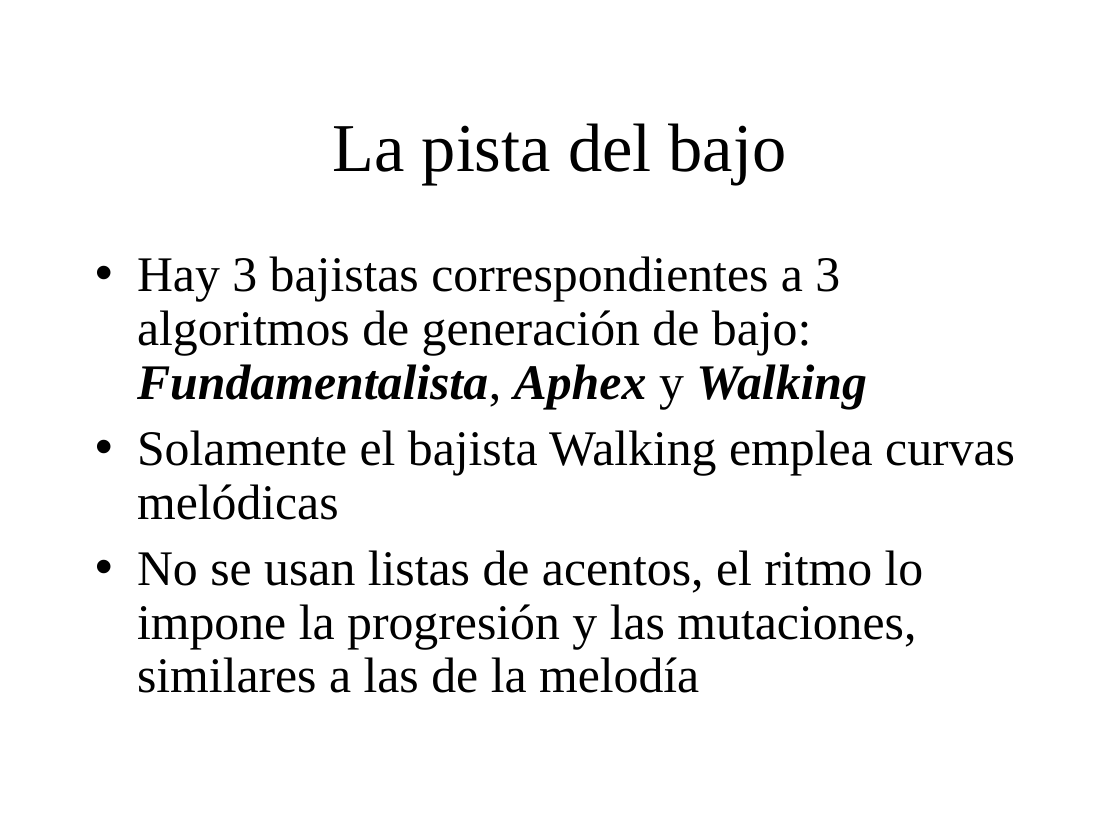
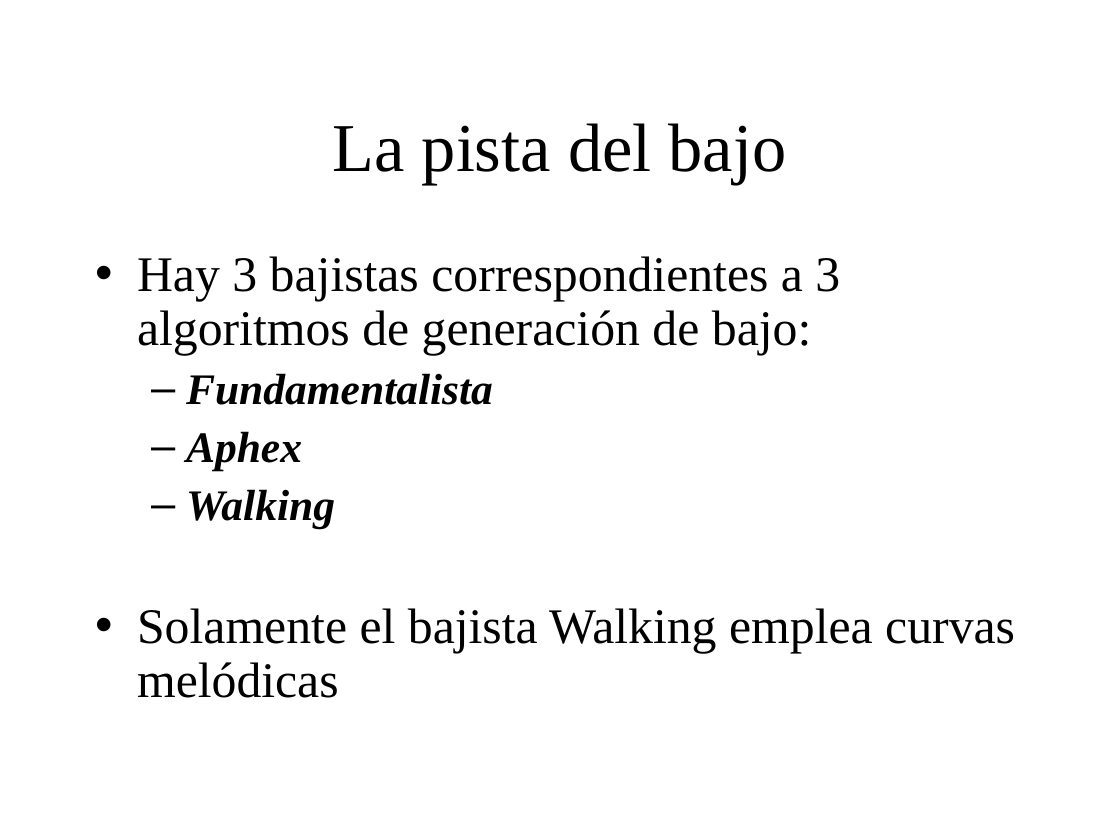
Before and after one commit to BackupTheBerlios/genaro, a slide deck: slide 33 of Documentos/MemoriaSSII/presentacion_proyecto.ppt. Drawn at 1120x840 pixels with LibreOffice and Linux fonts; fonts in the diff are those of the drawing; background and template pictures are left out. Boxes give left, top, right and bottom in pixels: in the first picture for what was removed or moved away, otherwise in the second. Text is boxed around its words. In the diff, an @@ line names an element or a change of style, - is before the commit and + after.

```diff
--- a/Documentos/MemoriaSSII/presentacion_proyecto.ppt
+++ b/Documentos/MemoriaSSII/presentacion_proyecto.ppt
@@ text at (137, 256, 840, 529): text changed @@
-• Hay 3 bajistas correspondientes a 3 algoritmos de generación de bajo: Fundamentalista, Aphex y Walking
+• Hay 3 bajistas correspondientes a 3 algoritmos de generación de bajo:
+  – Fundamentalista
+  – Aphex
+  – Walking
@@ text at (137, 550, 924, 693): paragraph removed @@
-• No se usan listas de acentos, el ritmo lo impone la progresión y las mutaciones, similares a las de la melodía
```
Also in this commit, not shown: 1 other slide changed, 1 slide added.
